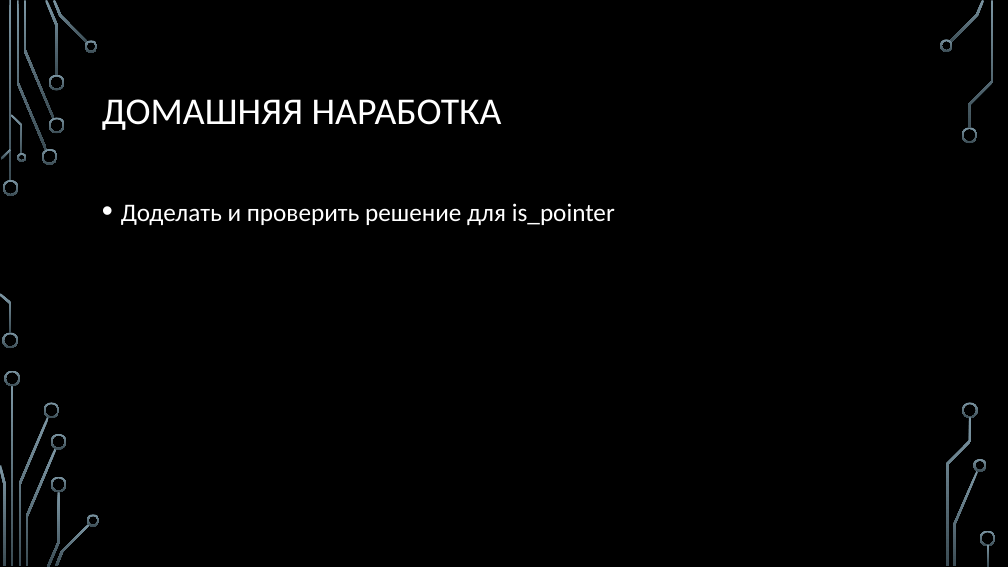
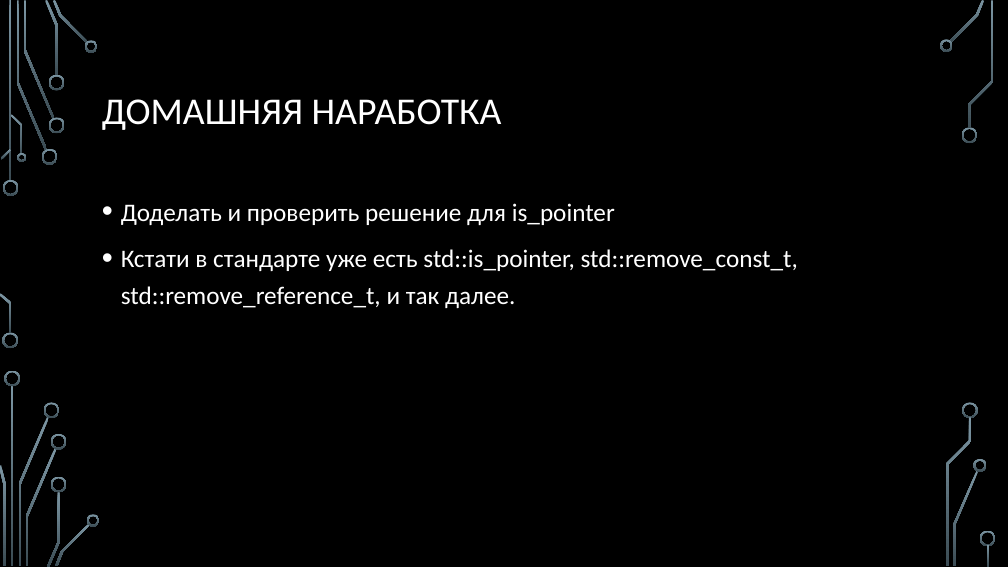
Before and after one commit to MIPT-ILab/cpp-lects-rus, a slide deck: slide 14 of slides/lec2-9-meta.pptx (slide 12 before the commit). Drawn at 1008x567 pixels with LibreOffice and Linux fonts; fonts in the diff are those of the drawing; background and template pictures are left out. Boxes give left, top, right and bottom in pixels: in the first picture for what was removed or moved away, otherwise in the second. Text is boxed around its words. In the diff, an @@ line names an element or a change of style, - is before the commit and + after.

```diff
--- a/slides/lec2-9-meta.pptx
+++ b/slides/lec2-9-meta.pptx
@@ text at (x1=121, y1=249, x2=798, y2=308): paragraph added @@
+• Кстати в стандарте уже есть std::is_pointer, std::remove_const_t, std::remove_reference_t, и так далее.
```
Also in this commit, not shown: 6 other slides changed, 8 slides added, 11 other files.
